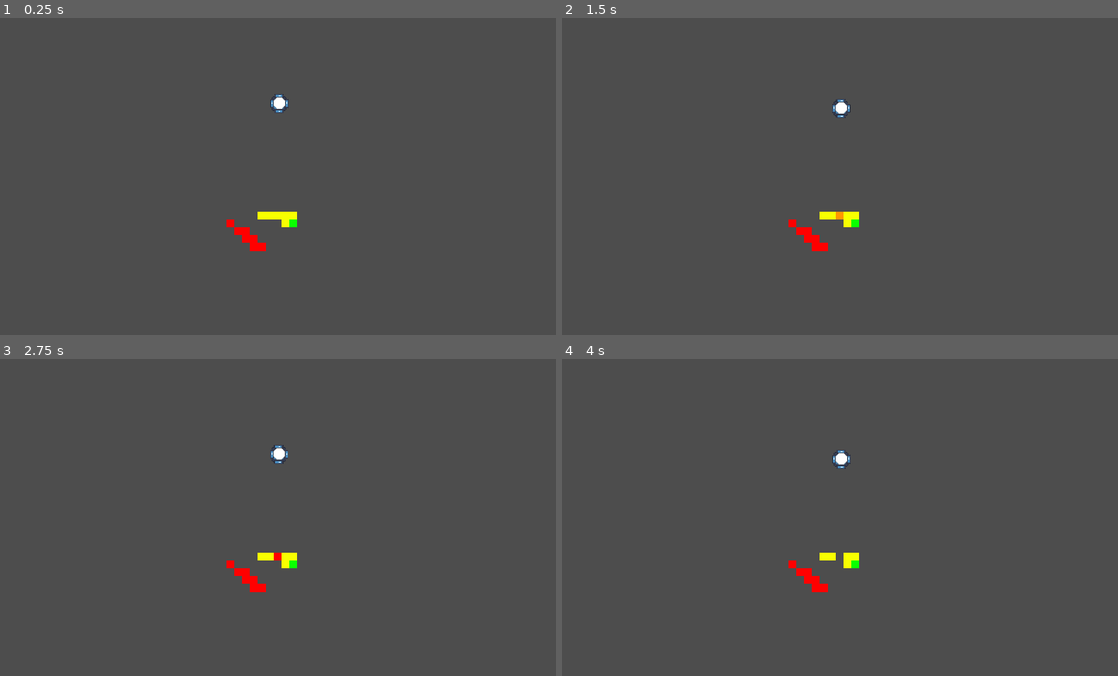
Above: before the commit, frames 1-4 (two rows, left to right).
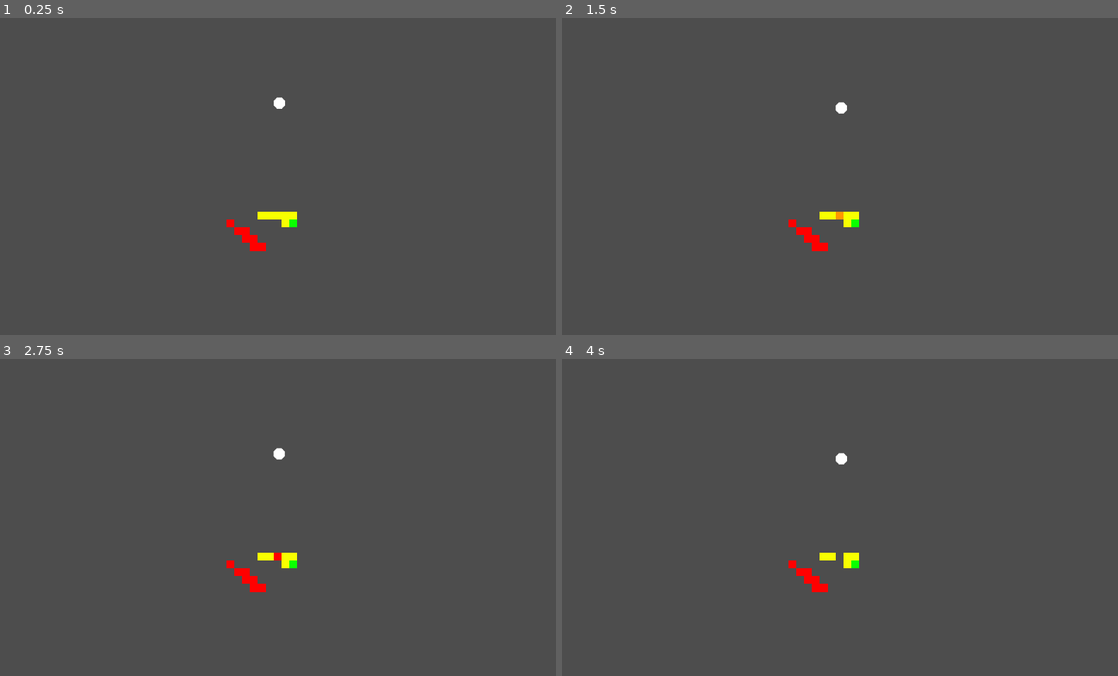
Above: after the commit, the same moments.

Repository: sparkworm/Jameplay2025
Game: Godot game, scene res://scenes/levels/test_level.tscn
The game is run twice, just before and just after one commit, with the same random seed, the same clock (stepped at 60 frames per second) and the same inputs. This scene is started directly instead of the project's main scene. The engine's default icon, where the game draws it, is replaced by a stand-in: a white triangle on a blue panel in a dark square.
Inputs:
- Up to frame 1 (0.25 s): no input
- Up to frame 2 (1.5 s): no input
- Up to frame 3 (2.75 s): no input
- Up to frame 4 (4 s): no input

The runs differ from the first frame. In frame 1, less than 0.1% of the frame differs, in the area x 48-52%, y 24-30%; in frame 2, less than 0.1%, in the area x 48-52%, y 25-32%; in frame 3, less than 0.1%; in frame 4, less than 0.1%.

Commit message:
Reorganization.

Diff:
--- a/scenes/levels/test_level.tscn
+++ b/scenes/levels/test_level.tscn
@@ -1,36 +1,8 @@
-[gd_scene load_steps=3 format=4 uid="uid://piersui2ktd0"]
+[gd_scene load_steps=2 format=4 uid="uid://piersui2ktd0"]
 
 [ext_resource type="PackedScene" uid="uid://pctjl8fyl8tl" path="res://scenes/parent/level.tscn" id="1_ftd6k"]
-[ext_resource type="Texture2D" uid="uid://il06hvl7udon" path="res://icon.svg" id="3_4fnhy"]
 
 [node name="TestLevel" instance=ExtResource("1_ftd6k")]
-
-[node name="Icon" type="Sprite2D" parent="Ball" index="1"]
-position = Vector2(-0.422857, 0.577154)
-scale = Vector2(0.115, 0.115)
-texture = ExtResource("3_4fnhy")
-
-[node name="Icon5" type="Sprite2D" parent="Ball" index="2"]
-position = Vector2(-7.42286, 0.577154)
-scale = Vector2(0.0246429, 0.0766667)
-texture = ExtResource("3_4fnhy")
-
-[node name="Icon4" type="Sprite2D" parent="Ball" index="3"]
-position = Vector2(7.57714, 0.577154)
-scale = Vector2(0.0246429, 0.0766667)
-texture = ExtResource("3_4fnhy")
-
-[node name="Icon6" type="Sprite2D" parent="Ball" index="4"]
-position = Vector2(-0.422857, 8.57715)
-rotation = 1.57079
-scale = Vector2(0.0246429, 0.0766667)
-texture = ExtResource("3_4fnhy")
-
-[node name="Icon7" type="Sprite2D" parent="Ball" index="5"]
-position = Vector2(-0.422857, -7.42285)
-rotation = 1.57079
-scale = Vector2(0.0246429, 0.0766667)
-texture = ExtResource("3_4fnhy")
 
 [node name="Tiles" parent="." index="1"]
 position = Vector2(10, 44)
--- a/scenes/parent/level.tscn
+++ b/scenes/parent/level.tscn
@@ -44,32 +44,34 @@
 [node name="Camera2D" type="Camera2D" parent="."]
 zoom = Vector2(2, 2)
 
-[node name="StaticBody2D" type="StaticBody2D" parent="."]
+[node name="WallBarriers" type="Node" parent="."]
+
+[node name="StaticBody2D" type="StaticBody2D" parent="WallBarriers"]
 position = Vector2(-299, -2)
 
-[node name="CollisionShape2D" type="CollisionShape2D" parent="StaticBody2D"]
+[node name="CollisionShape2D" type="CollisionShape2D" parent="WallBarriers/StaticBody2D"]
 scale = Vector2(1, 16.96)
 shape = SubResource("RectangleShape2D_1pn3d")
 
-[node name="StaticBody2D2" type="StaticBody2D" parent="."]
+[node name="StaticBody2D2" type="StaticBody2D" parent="WallBarriers"]
 position = Vector2(299, -1)
 
-[node name="CollisionShape2D" type="CollisionShape2D" parent="StaticBody2D2"]
+[node name="CollisionShape2D" type="CollisionShape2D" parent="WallBarriers/StaticBody2D2"]
 scale = Vector2(1, 16.96)
 shape = SubResource("RectangleShape2D_1pn3d")
 
-[node name="StaticBody2D3" type="StaticBody2D" parent="."]
+[node name="StaticBody2D3" type="StaticBody2D" parent="WallBarriers"]
 position = Vector2(-1, -173)
 rotation = 1.57079
 
-[node name="CollisionShape2D" type="CollisionShape2D" parent="StaticBody2D3"]
+[node name="CollisionShape2D" type="CollisionShape2D" parent="WallBarriers/StaticBody2D3"]
 scale = Vector2(1, 16.96)
 shape = SubResource("RectangleShape2D_6thdq")
 
-[node name="StaticBody2D4" type="StaticBody2D" parent="."]
+[node name="StaticBody2D4" type="StaticBody2D" parent="WallBarriers"]
 position = Vector2(-2, 172)
 rotation = 1.57079
 
-[node name="CollisionShape2D" type="CollisionShape2D" parent="StaticBody2D4"]
+[node name="CollisionShape2D" type="CollisionShape2D" parent="WallBarriers/StaticBody2D4"]
 scale = Vector2(1, 16.96)
 shape = SubResource("RectangleShape2D_6thdq")
